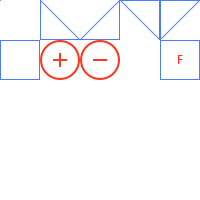
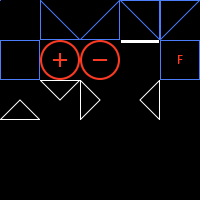
Layers edited between the first and the second 200 × 200 image:
added group "Turret" with 4 layers above "Layer 1" over [0, 80, 159, 120]
added layer "turret_west" in group "Turret" over [139, 80, 159, 120]
added layer "turret_east" in group "Turret" over [81, 80, 101, 120]
added layer "turret_south" in group "Turret" over [40, 81, 80, 101]
added layer "turret_north" in group "Turret" over [0, 99, 40, 119]
showed "Layer 1" over [0, 0, 200, 200]
